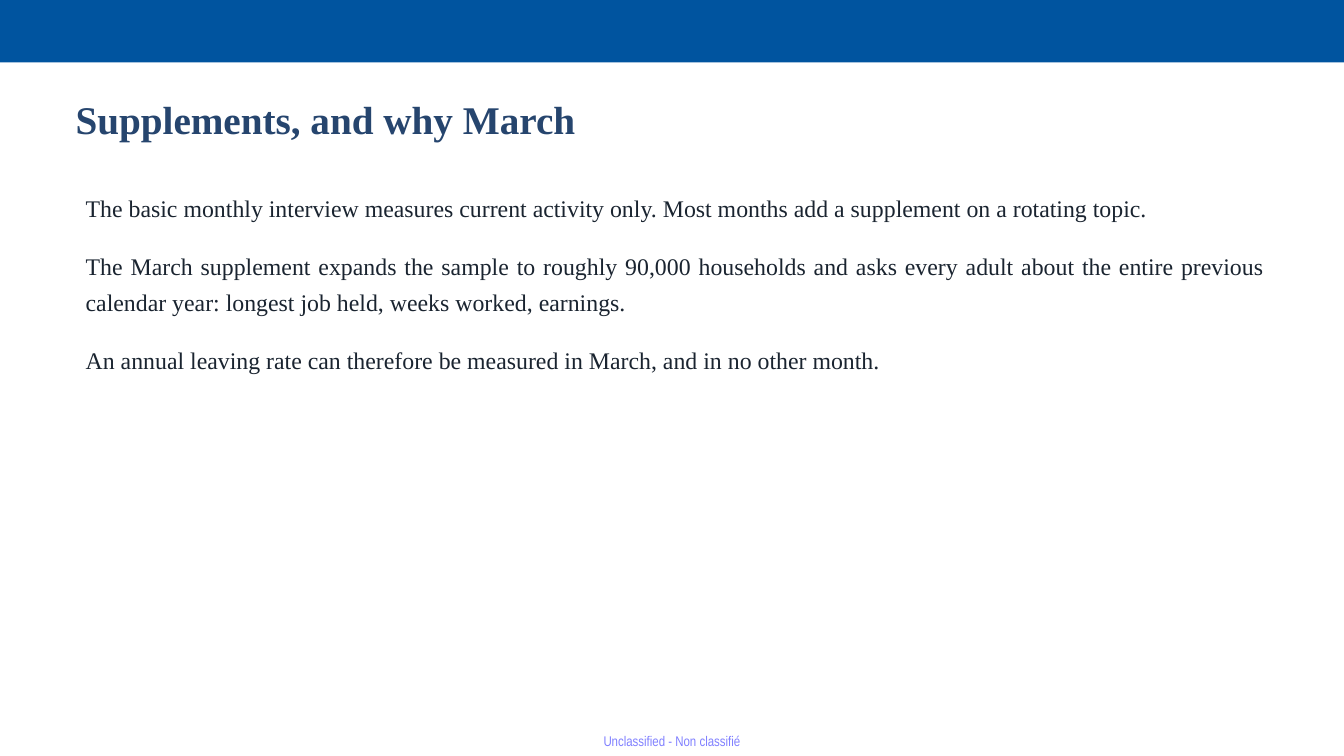
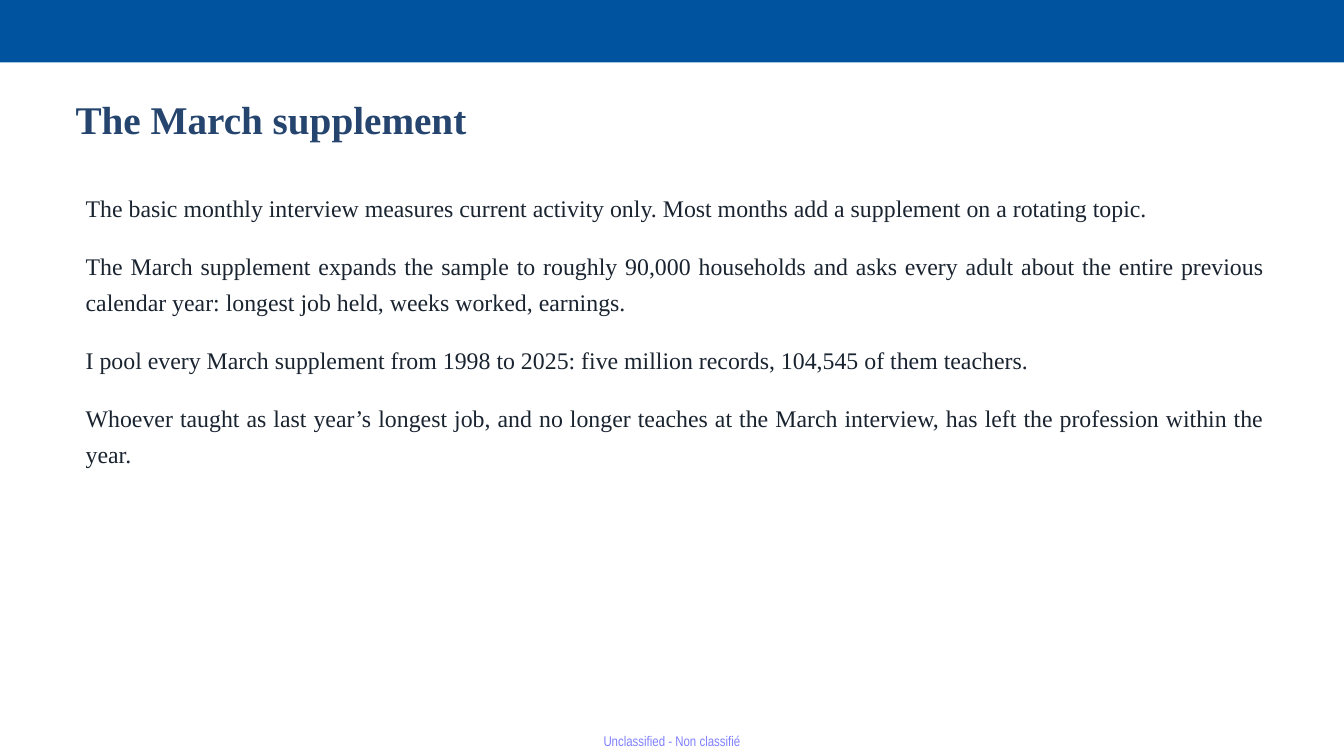
Before and after one commit to jedr1-ship-it/Alternative-Pathways----Quant, a slide deck: slide 5 of report/Proyect_US_v4.pptx. Drawn at 1344x756 pixels with LibreOffice and Linux fonts; fonts in the diff are those of the drawing. Boxes give left, top, right and bottom in pixels: in the first picture for what was removed or moved away, otherwise in the second. Text is boxed around its words. In the diff, an @@ line names an element or a change of style, - is before the commit and + after.

```diff
--- a/report/Proyect_US_v4.pptx
+++ b/report/Proyect_US_v4.pptx
@@ text at (76,106,467,142): text changed @@
-Supplements, and why March
+The March supplement
@@ text at (86,352,1263,468): text changed @@
-An annual leaving rate can therefore be measured in March, and in no other month.
+I pool every March supplement from 1998 to 2025: five million records, 104,545 of them teachers.
+Whoever taught as last year’s longest job, and no longer teaches at the March interview, has left the profession within the year.
```
Also in this commit, not shown: 2 other slides changed, 3 slides added, 1 slide removed, 1 other file.
